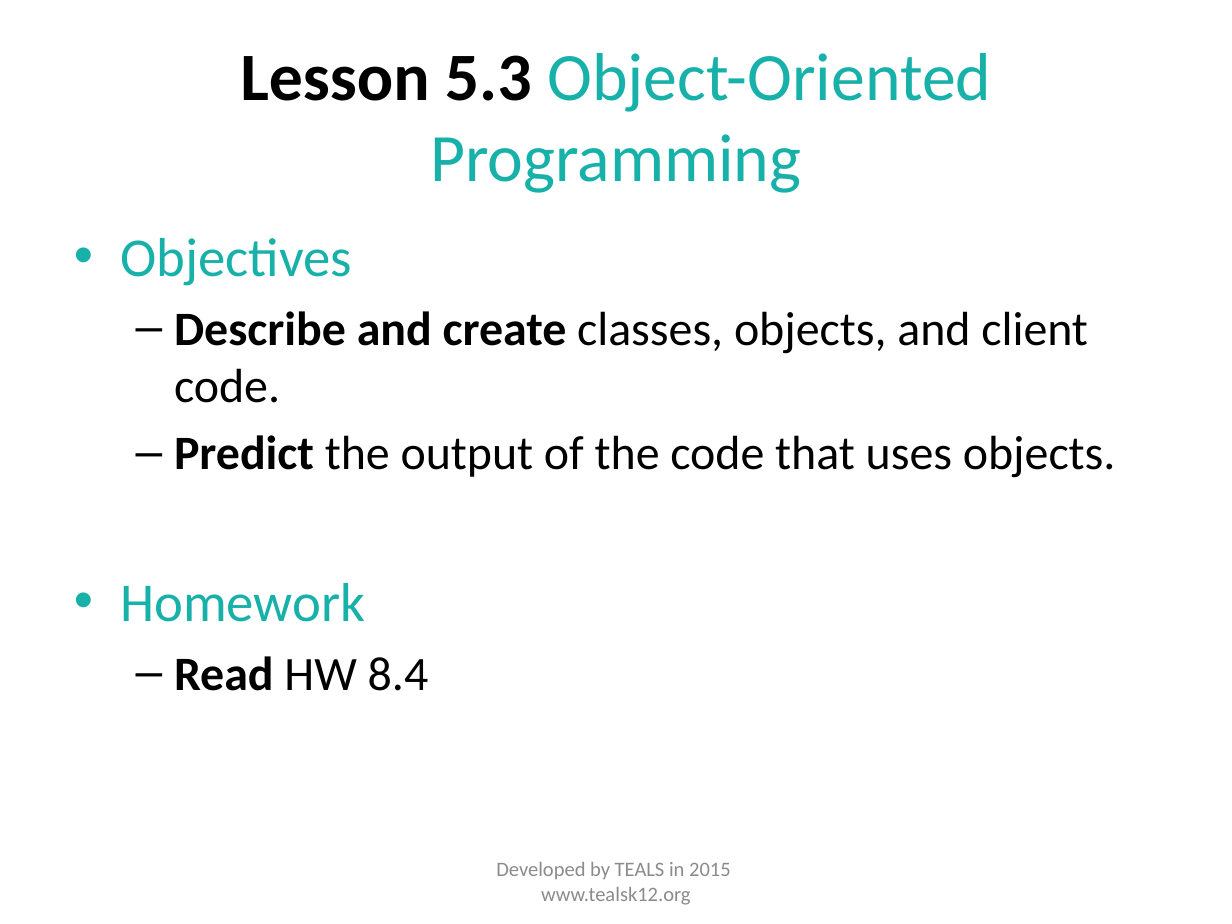
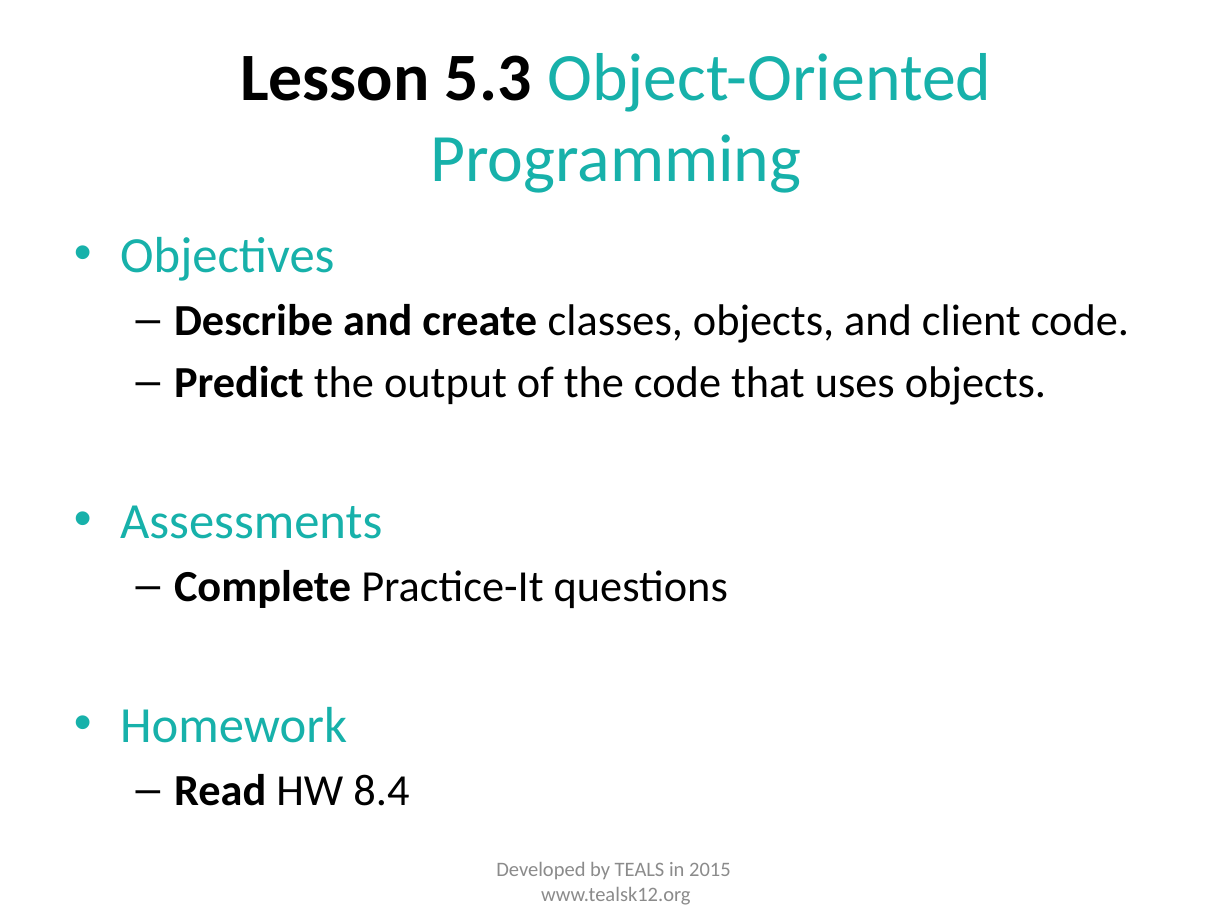
Before and after one commit to TEALSK12/apcsa-public, a slide deck: slide 4 of curriculum/Unit5/Unit 5 Slides.pptx. Drawn at 1232x924 pixels with LibreOffice and Linux fonts; fonts in the diff are those of the drawing. Boxes give left, top, right and bottom in pixels: in the first picture for what was removed or moved away, otherwise in the second. Text is boxed around its words. In the diff, an @@ line names an element or a change of style, - is before the commit and + after.

```diff
--- a/curriculum/Unit5/Unit 5 Slides.pptx
+++ b/curriculum/Unit5/Unit 5 Slides.pptx
@@ text at bbox=[120, 237, 1129, 806]: size 32 to 29.6 pt in "Objectives", "Homework"; size 28 to 25.9 pt in "Describe and create classes, objects, and client ...", "Predict the output of the code that ...", "Read HW 8.4" @@
@@ text at bbox=[120, 505, 728, 608]: paragraphs added @@
+• Assessments
+  – Complete Practice-It questions
```
Also in this commit, not shown: 1 other slide changed, 21 other files.
